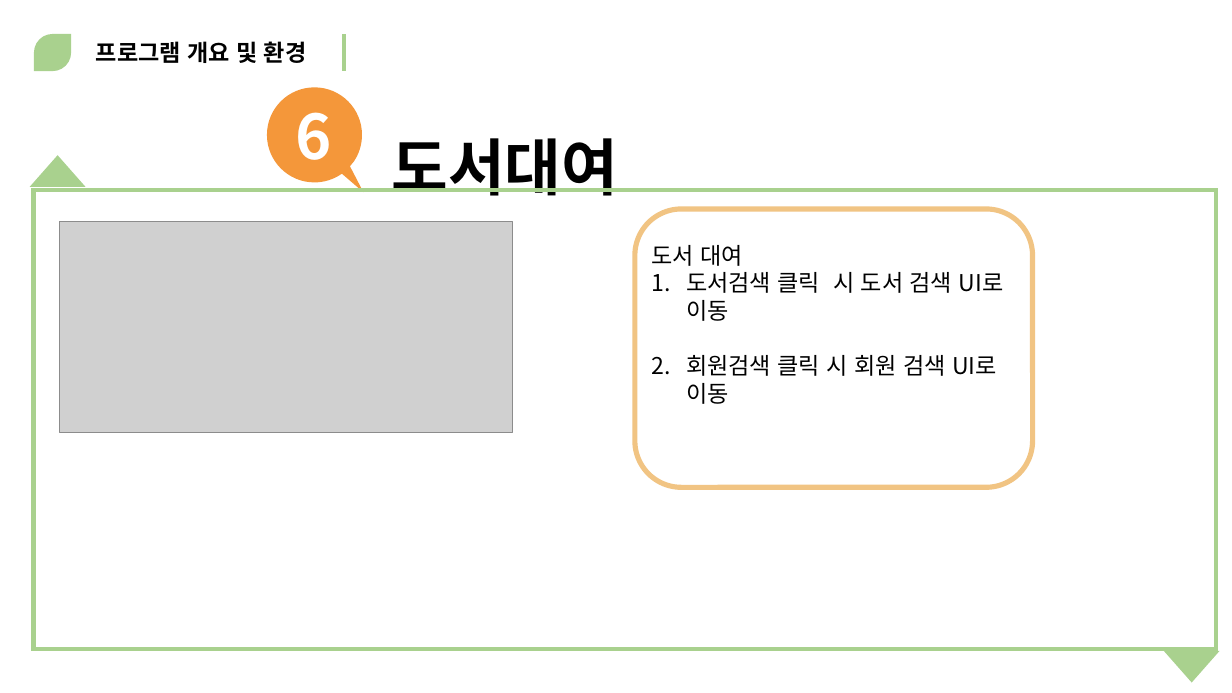
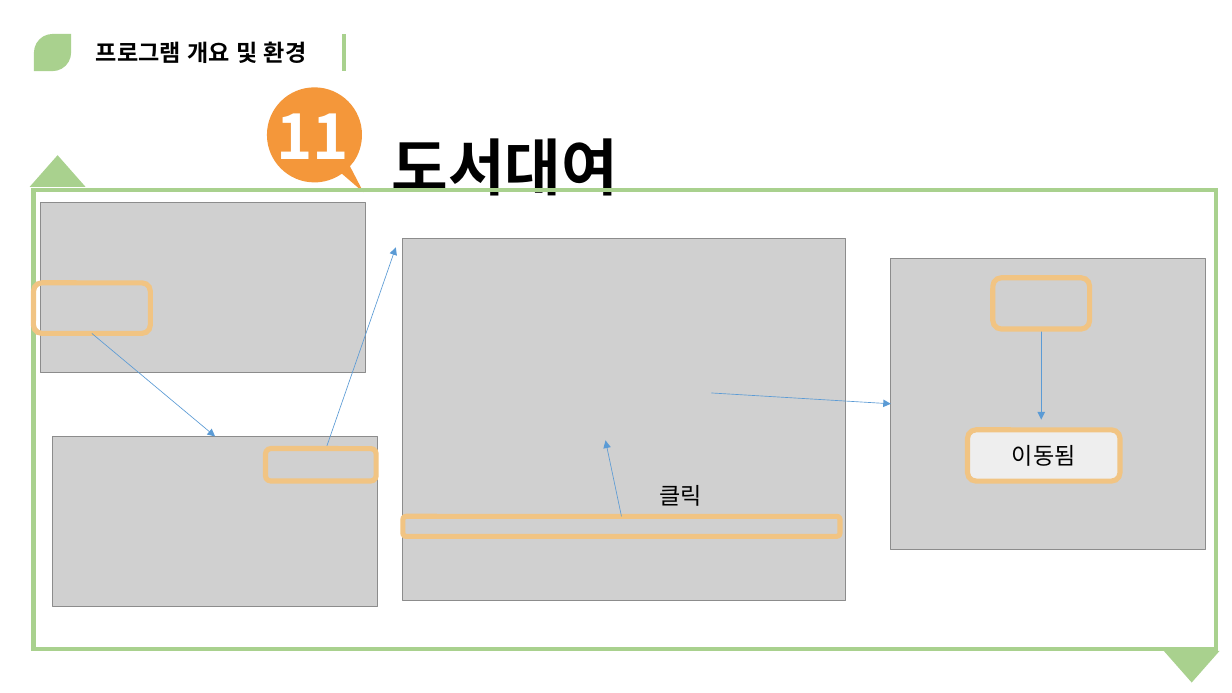
Before and after one commit to MinSu-Kim/java_web_male, a slide deck: slide 34 of document/사발면.pptx (slide 32 before the commit). Drawn at 1232x693 pixels with LibreOffice and Linux fonts; fonts in the diff are those of the drawing; grey boxes stand for pictures. Boxes give left, top, right and bottom in pixels: in the first picture for what was removed or moved away, otherwise in the second. Text is boxed around its words. In the diff, an @@ line names an element or a change of style, - is before the commit and + after.

```diff
--- a/document/사발면.pptx
+++ b/document/사발면.pptx
@@ text at box(276, 96, 349, 175): text changed @@
-6
+11
@@ picture added at box(41, 203, 366, 373) @@
@@ rounded rectangle removed at box(635, 209, 1032, 487) @@
@@ picture removed at box(59, 222, 513, 433) @@
@@ text removed at box(651, 245, 1004, 404) @@
-도서 대여
-1. 도서검색 클릭 시 도서 검색 UI로 이동
-2. 회원검색 클릭 시 회원 검색 UI로 이동
@@ picture added at box(891, 258, 1206, 549) @@
@@ rounded rectangle added at box(33, 283, 150, 334), outline #F1C483 4 pt @@
@@ rounded rectangle added at box(994, 278, 1091, 329), outline #F1C483 4 pt @@
@@ arrow added from (1042, 329) to (1042, 420), #5B9BD5 0.5 pt @@
@@ arrow added from (91, 334) to (215, 436), #5B9BD5 0.5 pt @@
@@ rectangle removed at box(0, 393, 286, 693) @@
@@ arrow added from (712, 393) to (891, 404), #5B9BD5 0.5 pt @@
@@ picture added at box(53, 436, 378, 606) @@
@@ rounded rectangle added at box(968, 430, 1120, 481), fill #FFFFFF at 66% opacity, outline #F1C483 4 pt, 18 pt, text #000000 @@
+이동됨
@@ group added at box(265, 238, 846, 602): 2 arrows, 2 rounded rectangles, 1 picture, 1 text @@
+클릭
```
Also in this commit, not shown: 23 other slides changed, 5 slides added.
